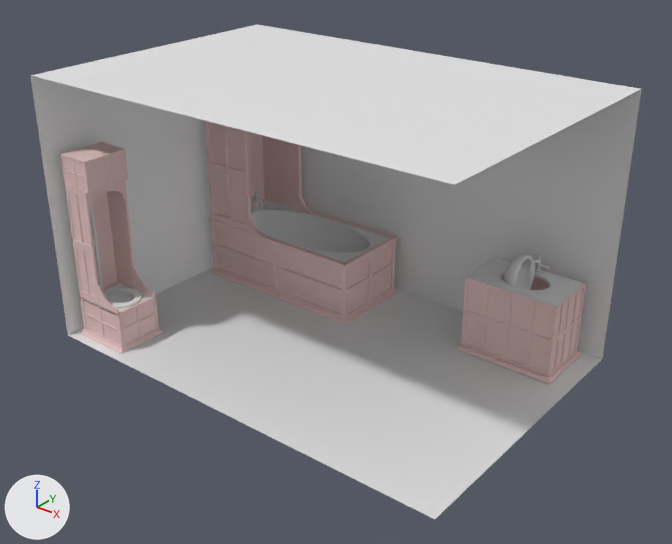
A saved change to the Blender file Assets/bathroom/bathroom02f.blend.
Before and after are seen from a camera (50 mm lens) standing at (17.12, -21.03, 15.93) and looking at (0.63, -0.42, 3.14). Lighting does not change. The marker at lower left points along +X, +Y and +Z.

Objects in the first picture: 'base', 'base_bottom_trim', 'ceiling', 'floor', 'shower_stall', 'sink_base', 'toilet_stall', 'toilrt_tank', 'tub_basin', 'tub_basin.001', 'tub_basin.002', 'tube_base', 'wall_n', 'wall_w'.
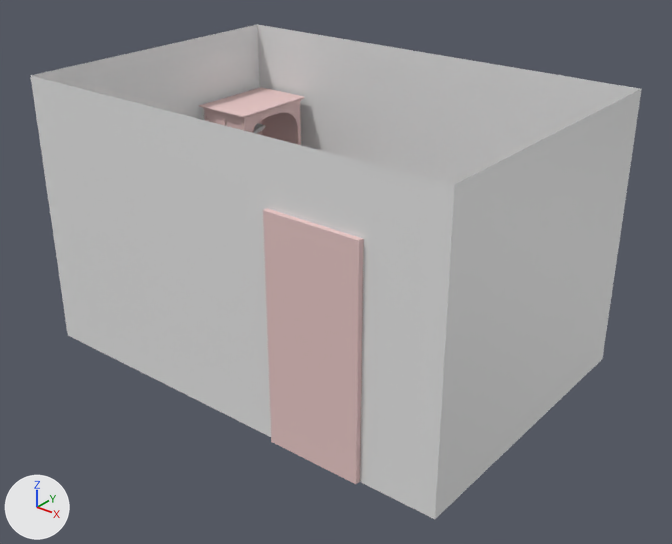
Pixel boxes (x1, y1, x2, y2) of what changed, in the pictures (672 x 544 px):
'wall_s', shown: after (31, 76, 455, 519)
'wall_e', shown: after (435, 89, 642, 519)
'ceiling', hidden: before (30, 24, 640, 185)
'wall_s.001', added: after (263, 208, 364, 484)
'tub_basin', hidden: before (251, 211, 369, 253)
'tub_basin.001', hidden: before (504, 255, 535, 290)
'tub_basin.002', hidden: before (106, 291, 134, 303)
'floor', unchanged, covered by the edit: before (68, 267, 602, 519)
'shower_stall', unchanged, covered by the edit: before (205, 121, 302, 232); after (204, 102, 301, 145)
'tube_base', unchanged, covered by the edit: before (211, 223, 396, 319)
'sink_base', unchanged, covered by the edit: before (461, 257, 586, 377)

The edits, one by one:
Mesh me_plane_010 is new.
It is a box spanning x 0.0..0.4, y -1.0..0.58, z -0.15..0.15.
It uses material mat_tub_wood01 (its picture is missing).
Object 'tub_basin' (ob_tub_basin) is now hidden.
Object 'tub_basin.002' (ob_tub_basin_002) is now hidden.
Object 'ceiling' (ob_ceiling) is now hidden.
Object 'wall_e' (ob_wall_e) is now shown.
Object 'wall_s' (ob_wall_s) is now shown.
Object 'tub_basin.001' (ob_tub_basin_001) turns from (0, 90, 0) to (0, 0, 0) degrees about x, y and z.
Object 'tub_basin.001' (ob_tub_basin_001) is now hidden.
Object 'wall_s.001' (ob_wall_s_001) is new; it shows me_plane_010.
Its location is (5.07, -5.0, 4.5).
Its rotation in degrees is (90, 0, 180).
Its scale is (7.5, 4.5, 1.0).
